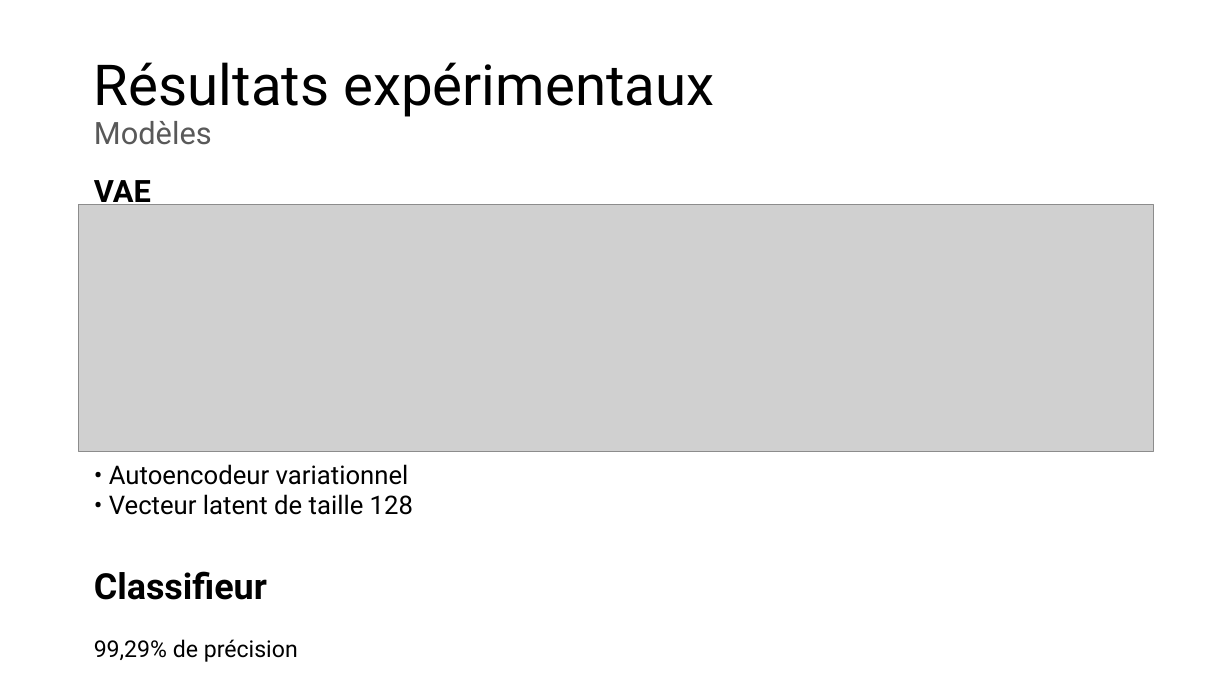
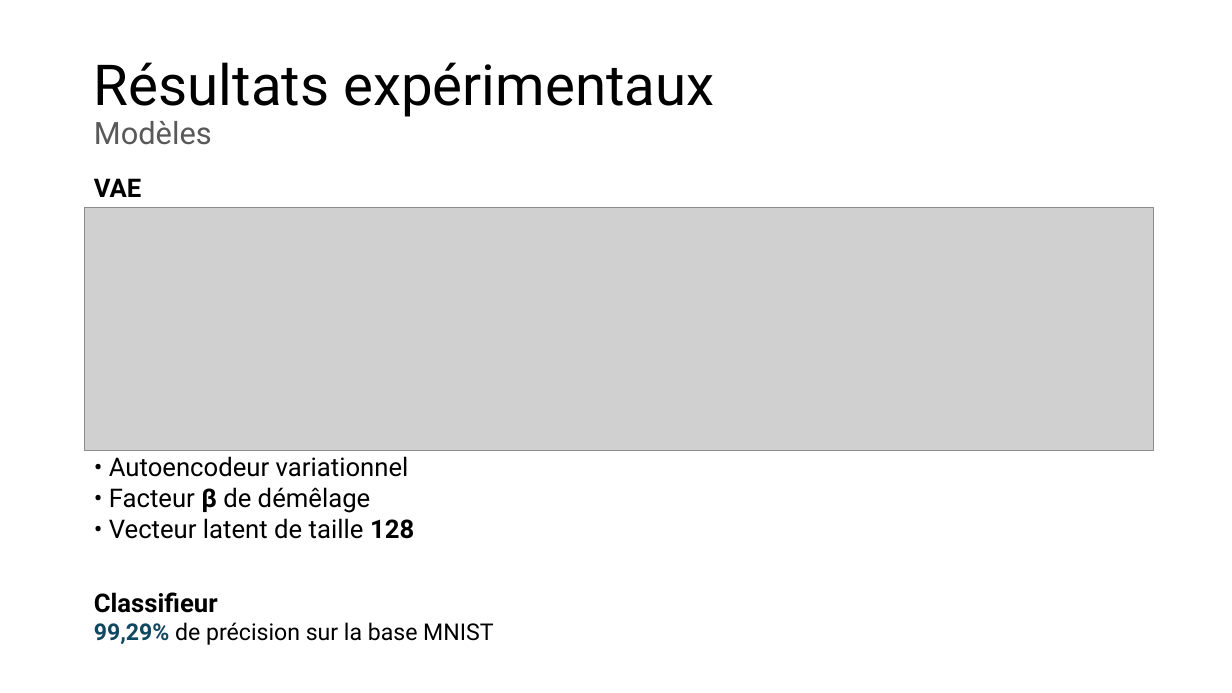
Before and after one commit to owilo/Stage, a slide deck: slide 13 of Documents/Slides/Obscuration de contenu numérique dans une image.pptx. Drawn at 1232x693 pixels with LibreOffice and Linux fonts; fonts in the diff are those of the drawing; grey boxes stand for pictures. Boxes give left, top, right and bottom in pixels: in the first picture for what was removed or moved away, otherwise in the second. Text is boxed around its words. In the diff, an @@ line names an element or a change of style, - is before the commit and + after.

```diff
--- a/Documents/Slides/Obscuration de contenu numérique dans une image.pptx
+++ b/Documents/Slides/Obscuration de contenu numérique dans une image.pptx
@@ text "VAE" at (x1=94, y1=178, x2=142, y2=197): size 24 to 20 pt @@
@@ picture resized from (x1=79, y1=204, x2=1153, y2=451) to (x1=85, y1=208, x2=1154, y2=451) @@
@@ text "• Autoencodeur variationnel" moved from (x1=94, y1=464, x2=413, y2=662) to (x1=94, y1=456, x2=493, y2=645) @@
@@ text at (x1=109, y1=487, x2=371, y2=513): paragraph added @@
+• Facteur β de démêlage
@@ text at (x1=94, y1=518, x2=414, y2=613): bold on in "128"; size 28 to 20 pt in "Classifieur" @@
@@ text at (x1=94, y1=622, x2=493, y2=645): text changed @@
-99,29% de précision
+99,29% de précision sur la base MNIST
```
Also in this commit, not shown: 19 other slides changed, 3 slides added, 1 slide removed.
